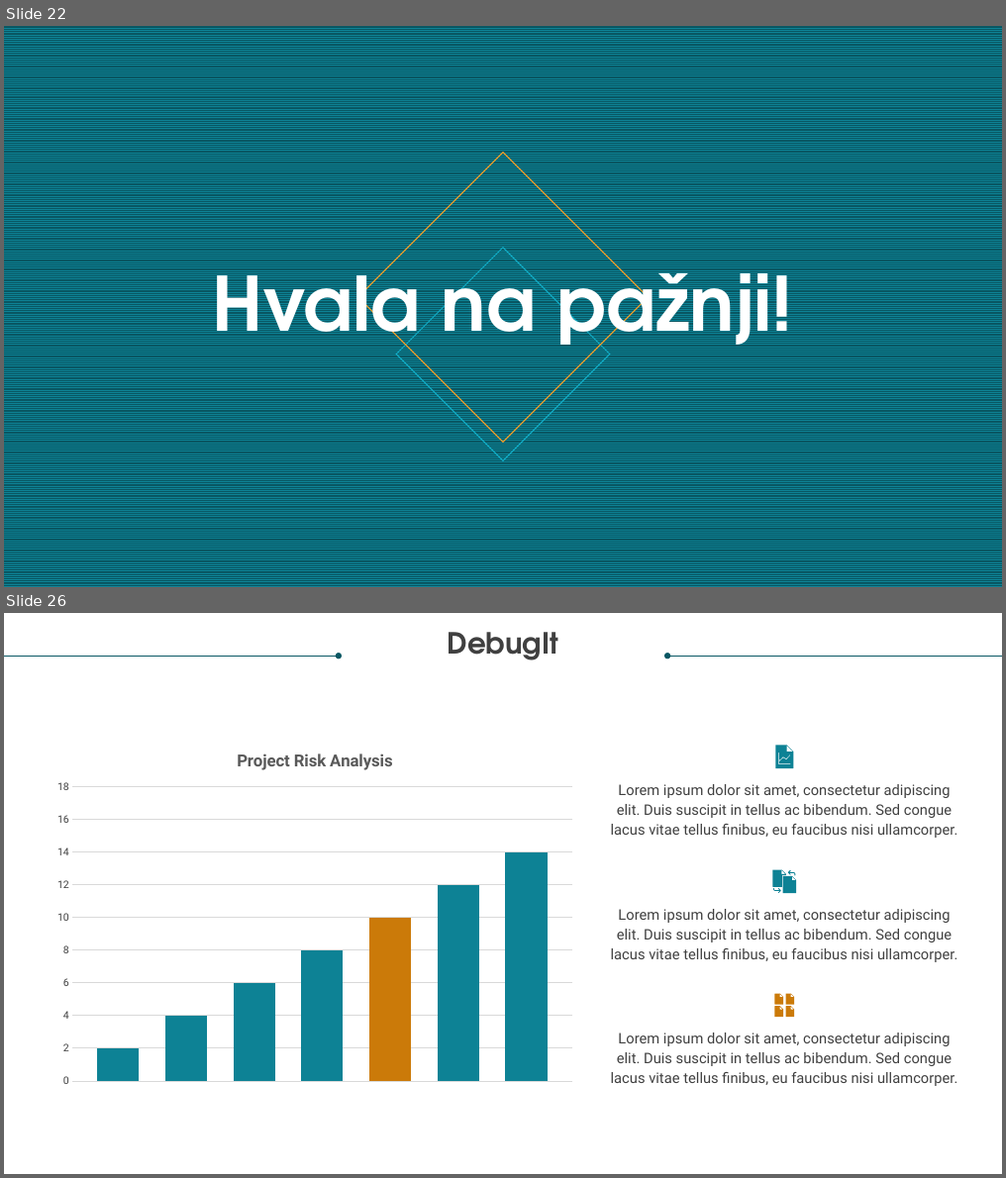
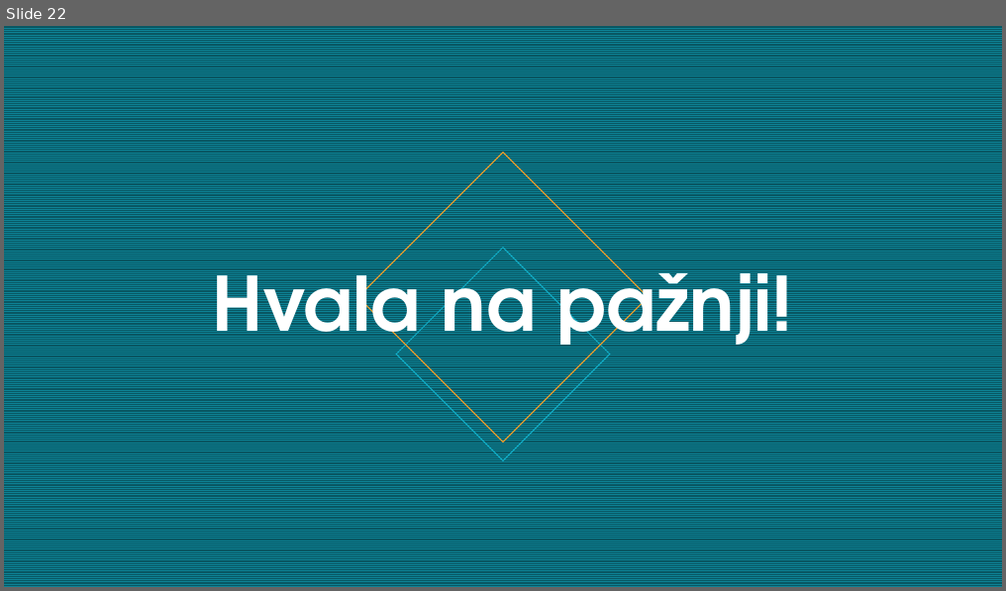
Before and after one commit to Nevenaa01/DebugIt, a slide deck: Nevena Gligorov diplomski prezentacija.pptx. Shown one above the other, each under a label of ours: slides 22 and 26 before the commit, slide 22 after it; the slides between them are not shown. The pictures are 1006x1178 and 1006x591 pixels, drawn with LibreOffice and Linux fonts; fonts in the diff are those of the drawing. Boxes give left, top, right and bottom in pixels: in the first picture for what was removed or moved away, otherwise in the second. Text is boxed around its words. In the diff, an @@ line names an element or a change of style, - is before the commit and + after.

```diff
--- a/Nevena Gligorov diplomski prezentacija.pptx
+++ b/Nevena Gligorov diplomski prezentacija.pptx
@@ slide 26 removed at [4,613,1002,1174], background #FFFFFF @@
@@ text removed at [448,632,559,661] @@
-DebugIt
@@ arrow removed from (4, 656) to (339, 656) @@
@@ arrow removed from (1002, 656) to (667, 656) @@
@@ column chart removed at [47,737,583,1094] @@
-title "Project Risk Analysis "
-categories: 1
-Series 1: 2
-Series 2: 4
-Series 3: 6
-Series 4: 8
-Series 5: 10
-Series 6: 12
-Series 7: 14
@@ freeform shape removed at [776,746,794,768] @@
@@ text removed at [611,784,957,838] @@
-Lorem ipsum dolor sit amet, consectetur adipiscing elit. Duis suscipit in tellus ac bibendum. Sed congue lacus vitae tellus finibus, eu faucibus nisi ullamcorper.
@@ group removed at [773,869,797,894]: 4 freeform shapes @@
@@ text removed at [611,909,957,962] @@
-Lorem ipsum dolor sit amet, consectetur adipiscing elit. Duis suscipit in tellus ac bibendum. Sed congue lacus vitae tellus finibus, eu faucibus nisi ullamcorper.
@@ group removed at [775,994,794,1017]: 4 freeform shapes @@
@@ text removed at [611,1033,957,1086] @@
-Lorem ipsum dolor sit amet, consectetur adipiscing elit. Duis suscipit in tellus ac bibendum. Sed congue lacus vitae tellus finibus, eu faucibus nisi ullamcorper.
```
Also in this commit, not shown: 5 slides changed, 4 other slides removed, 1 other file.
